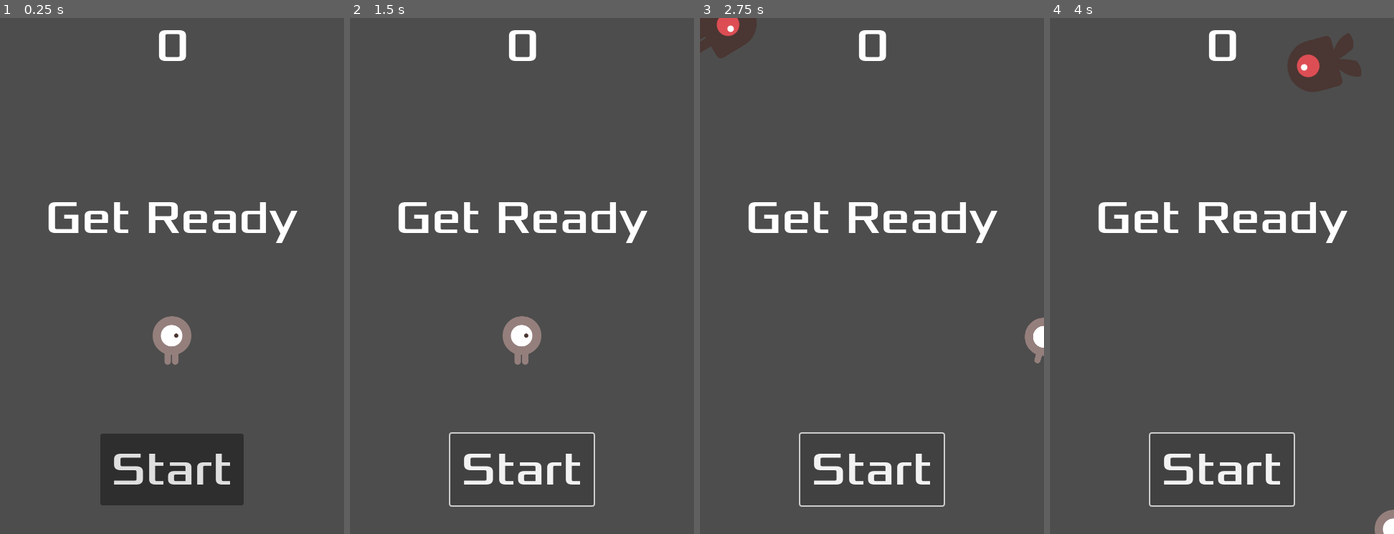
Above: before the commit, frames 1-4 (left to right).
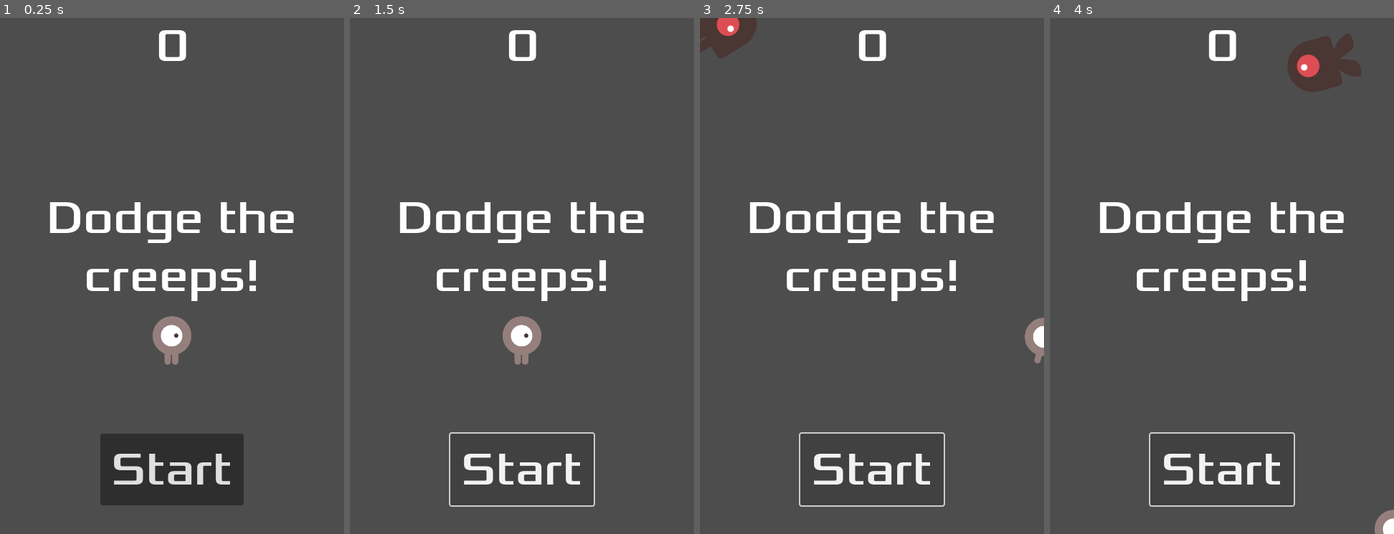
Above: after the commit, the same moments.

Repository: almightobasadre/DodgeTheCreeps_1289
Game: Godot game, scene res://main.tscn
Two runs of this game, one before a commit and one after it. Both use one fixed random seed, a clock stepped at 60 frames per second and the inputs below.
Inputs:
- Up to frame 1 (0.25 s): no input
- Up to frame 2 (1.5 s): click "Start" at 0.5 s; click "Start" at 1.25 s
- Up to frame 3 (2.75 s): tap Enter at 2 s; hold Right (move_right) from 2.03 s (still down)
- Up to frame 4 (4 s): release Right (move_right) at 2.78 s; hold Down (move_down) 2.78-3.53 s; hold Right (move_right) from 3.53 s (still down)

The runs differ from the first frame. In frame 1, 2.9% of the frame differs, in the area x 13-87%, y 35-55%; in frame 2, 2.9%; in frame 3, 2.9%; in frame 4, 2.9%.

Commit message:
Added Game Over display

Diff:
--- a/hud.gd
+++ b/hud.gd
@@ -6,3 +6,14 @@
 	$Message.text = text
 	$Message.show()
 	$MessageTimer.start()
+
+func show_game_over():
+	show_message("Game Over")
+	# Wait until the MessagTimer has counted down
+	await $MessageTimer.timeout
+
+	$Message.text = "Dodge the Creeps!"
+	$Message.show()
+	# Make a one-shot timer and wait for it to finish.
+	await get_tree().create_timer(1.0).timeout
+	$StartButton.show()
--- a/main.gd
+++ b/main.gd
@@ -24,7 +24,6 @@
 	score = 0
 	$Player.start($StartPosition.position)
 	$StartTimer.start()
-	$HUD.show_message("Get Ready")
 
 
 func _on_mob_timer_timeout():
